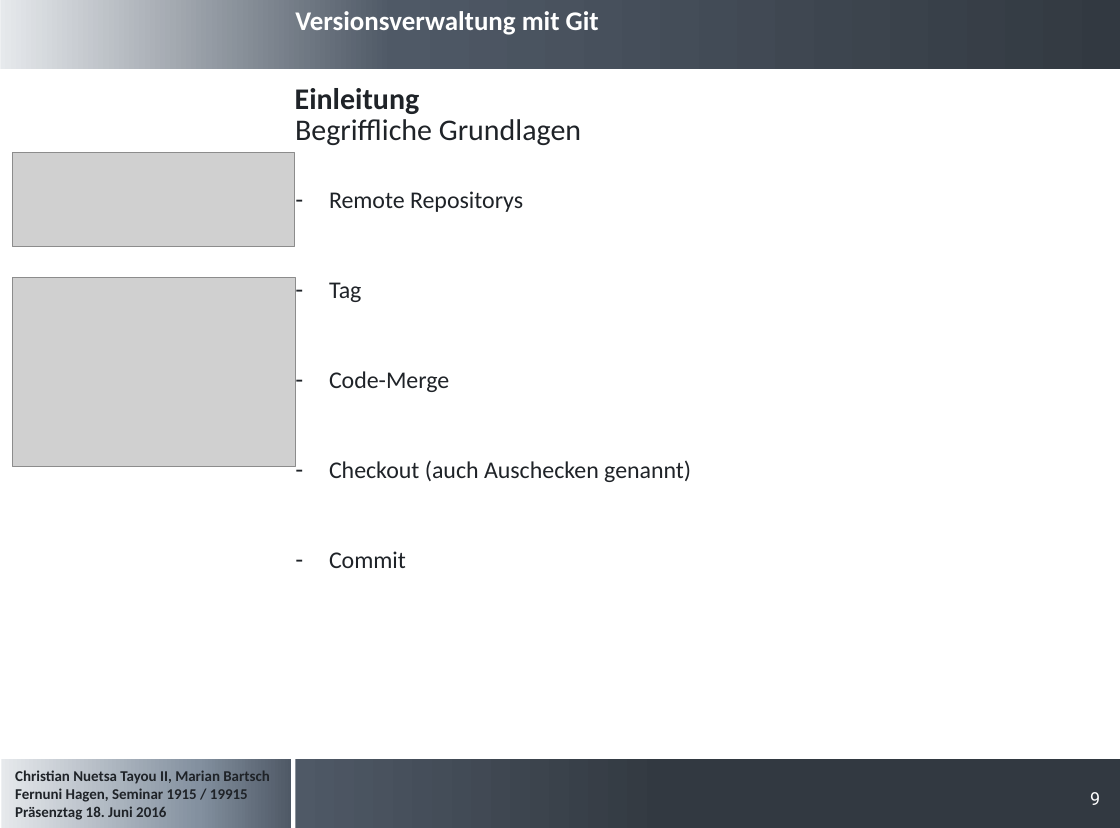
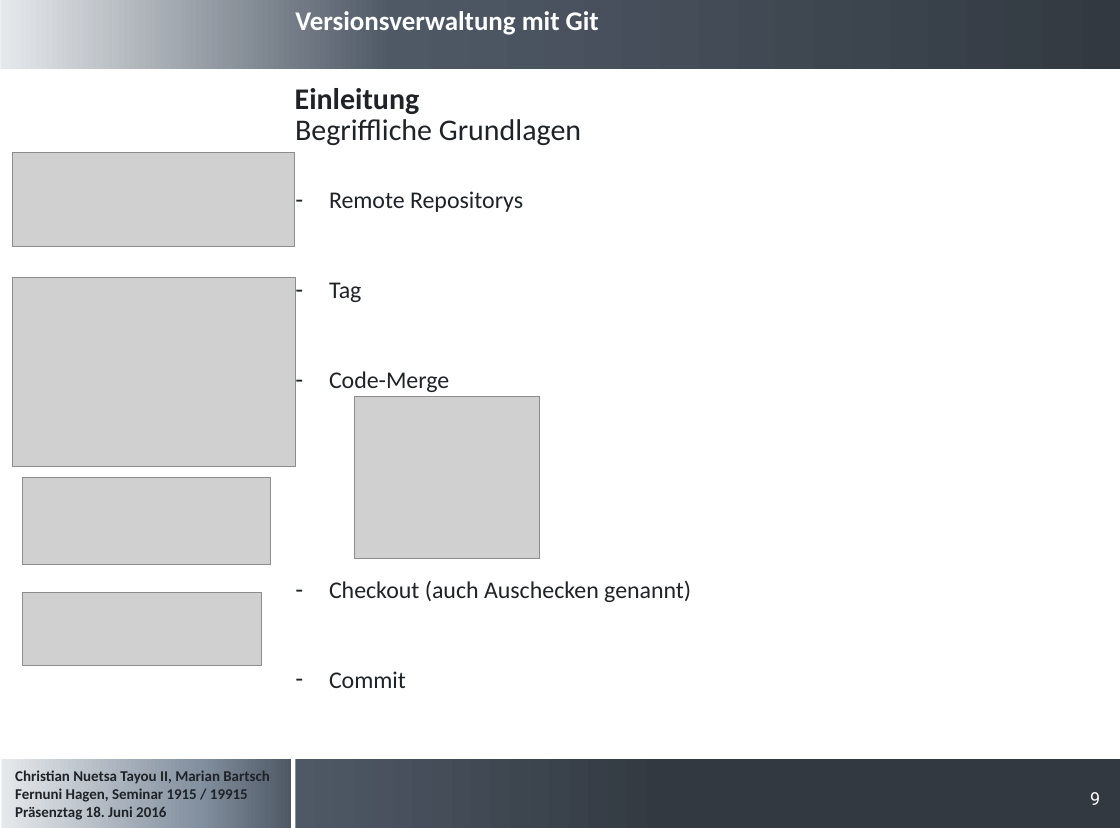
Before and after one commit to cristallin/git-project-seminar, a slide deck: slide 9 of Präsentation_Seminararbeit.pptx. Drawn at 1120x828 pixels with LibreOffice and Linux fonts; fonts in the diff are those of the drawing; grey boxes stand for pictures; background and template pictures are left out. Boxes give left, top, right and bottom in pixels: in the first picture for what was removed or moved away, otherwise in the second. Text is boxed around its words. In the diff, an @@ line names an element or a change of style, - is before the commit and + after.

```diff
--- a/Präsentation_Seminararbeit.pptx
+++ b/Präsentation_Seminararbeit.pptx
@@ text "Remote Repositorys" rewrapped from <box>329,191,691,568</box> to <box>329,191,691,688</box> @@
@@ picture added at <box>355,397,540,558</box> @@
@@ picture added at <box>23,478,271,564</box> @@
@@ picture added at <box>23,592,262,665</box> @@
```
Also in this commit, not shown: 2 other slides changed.
